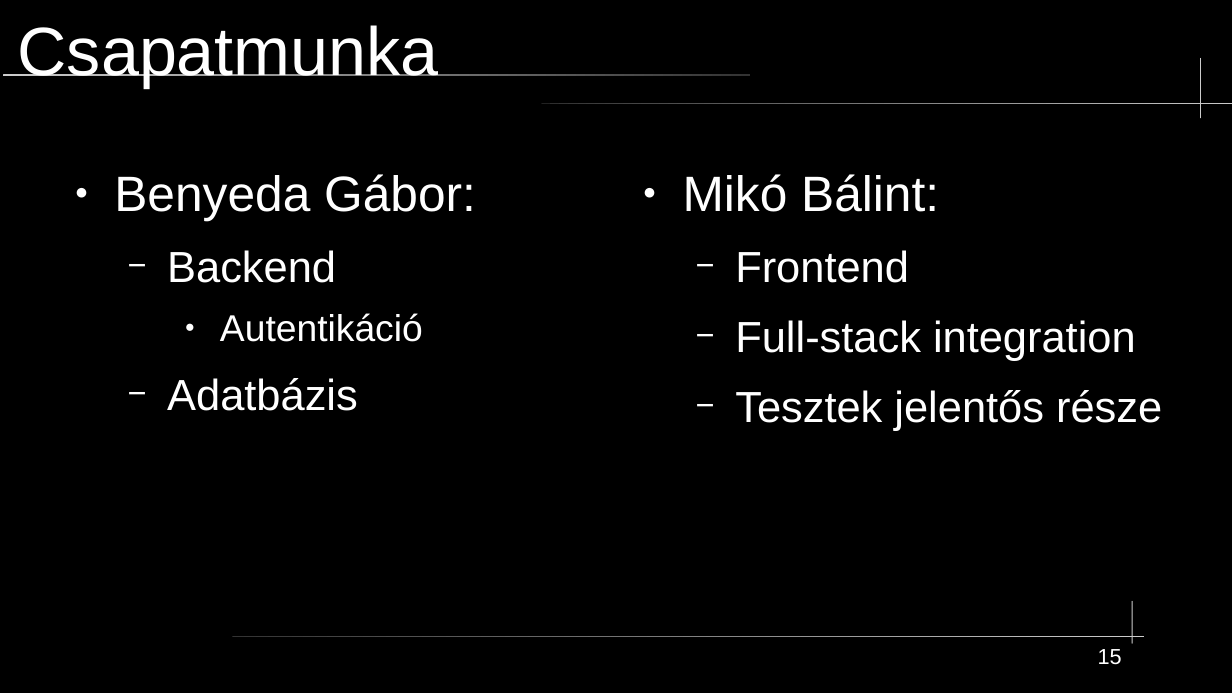
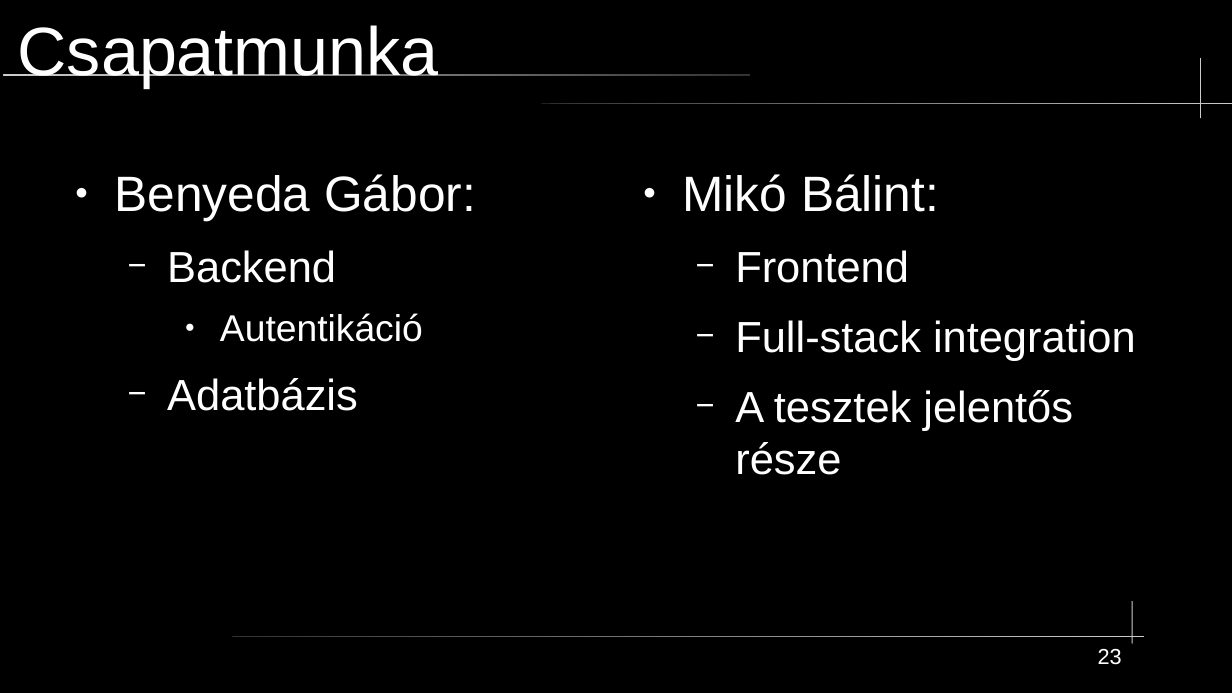
Before and after one commit to mikobalint-szbi/PawnHub, a slide deck: slide 23 of [Developer]/PPT/technikai prezentáció.odp (slide 15 before the commit). Drawn at 1232x693 pixels with LibreOffice and Linux fonts; fonts in the diff are those of the drawing. Boxes give left, top, right and bottom in pixels: in the first picture for what was removed or moved away, otherwise in the second. Text is boxed around its words. In the diff, an @@ line names an element or a change of style, - is before the commit and + after.

```diff
--- a/[Developer]/PPT/technikai prezentáció.odp
+++ b/[Developer]/PPT/technikai prezentáció.odp
@@ text at <box>735,390,1073,475</box>: text changed @@
-  − Tesztek jelentős része
+  − A tesztek jelentős része
@@ page number at <box>1098,649,1122,665</box>: text changed @@
-15
+23
```
Also in this commit, not shown: 5 other slides changed, 11 slides added, 2 slides removed.
